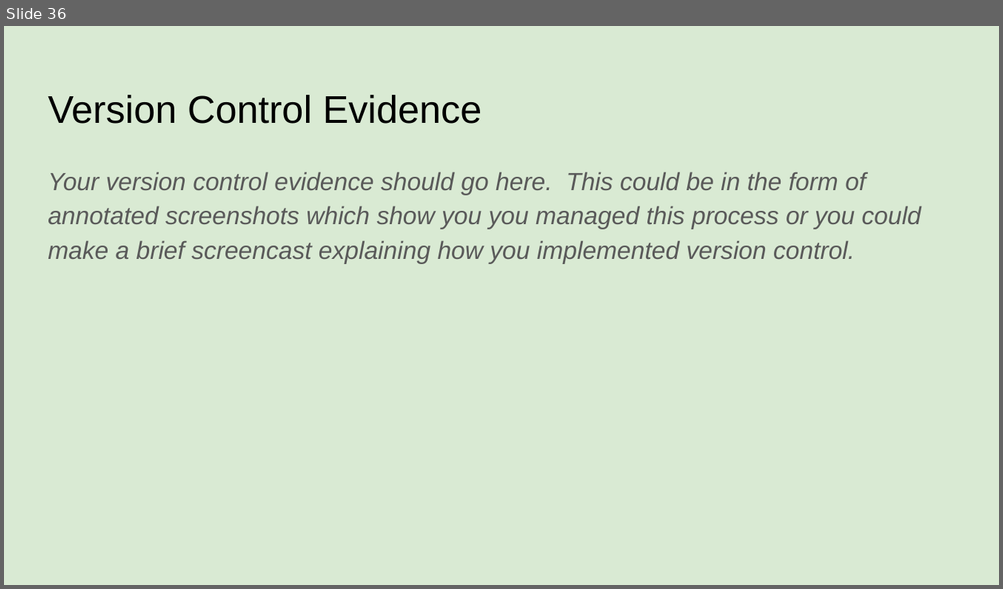
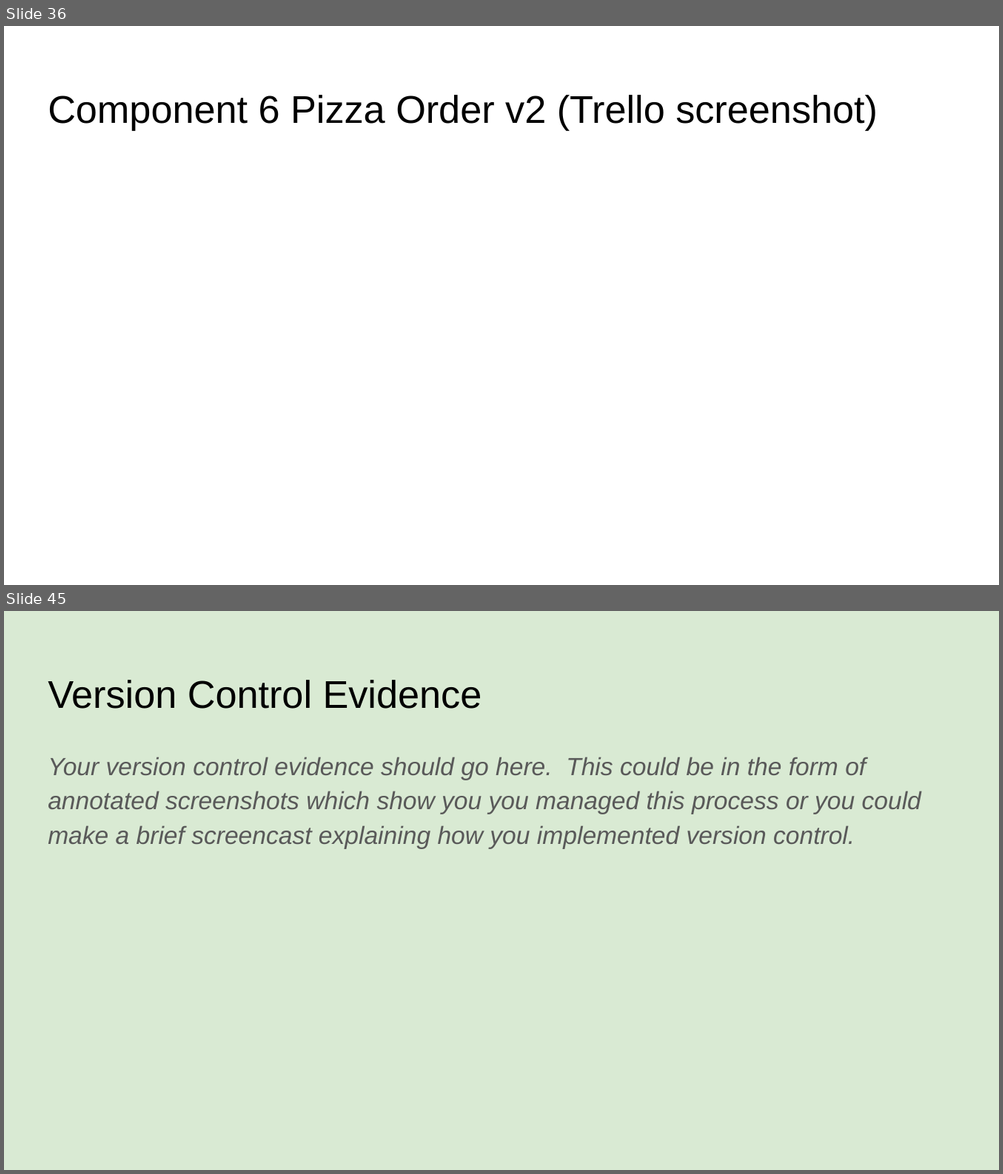
Before and after one commit to danettp/pizza_bot, a slide deck: 022_91893+_+91897+Documentation.pptx. Shown one above the other, each under a label of ours: slide 36 before the commit, slides 36 and 45 after it; the slides between them are not shown. The pictures are 1003x589 and 1003x1174 pixels, drawn with LibreOffice and Linux fonts; fonts in the diff are those of the drawing. Boxes give left, top, right and bottom in pixels: in the first picture for what was removed or moved away, otherwise in the second. Text is boxed around its words. In the diff, an @@ line names an element or a change of style, - is before the commit and + after.

```diff
--- a/022_91893+_+91897+Documentation.pptx
+++ b/022_91893+_+91897+Documentation.pptx
@@ slide 36 added at (x1=4, y1=26, x2=999, y2=585), background #FFFFFF @@
@@ title added at (x1=48, y1=95, x2=877, y2=130), 28 pt, text #000000 @@
+Component 6 Pizza Order v2 (Trello screenshot)
@@ what was slide 36 is now slide 45 @@
```
Also in this commit, not shown: 8 other slides added, 3 other files.
